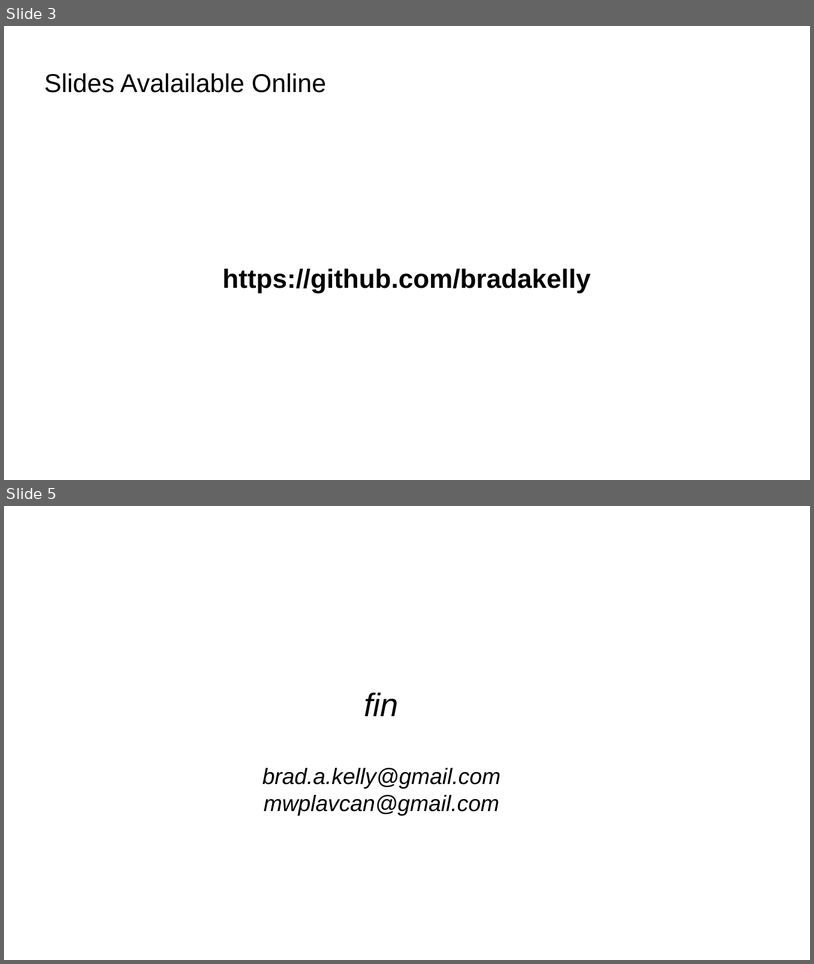
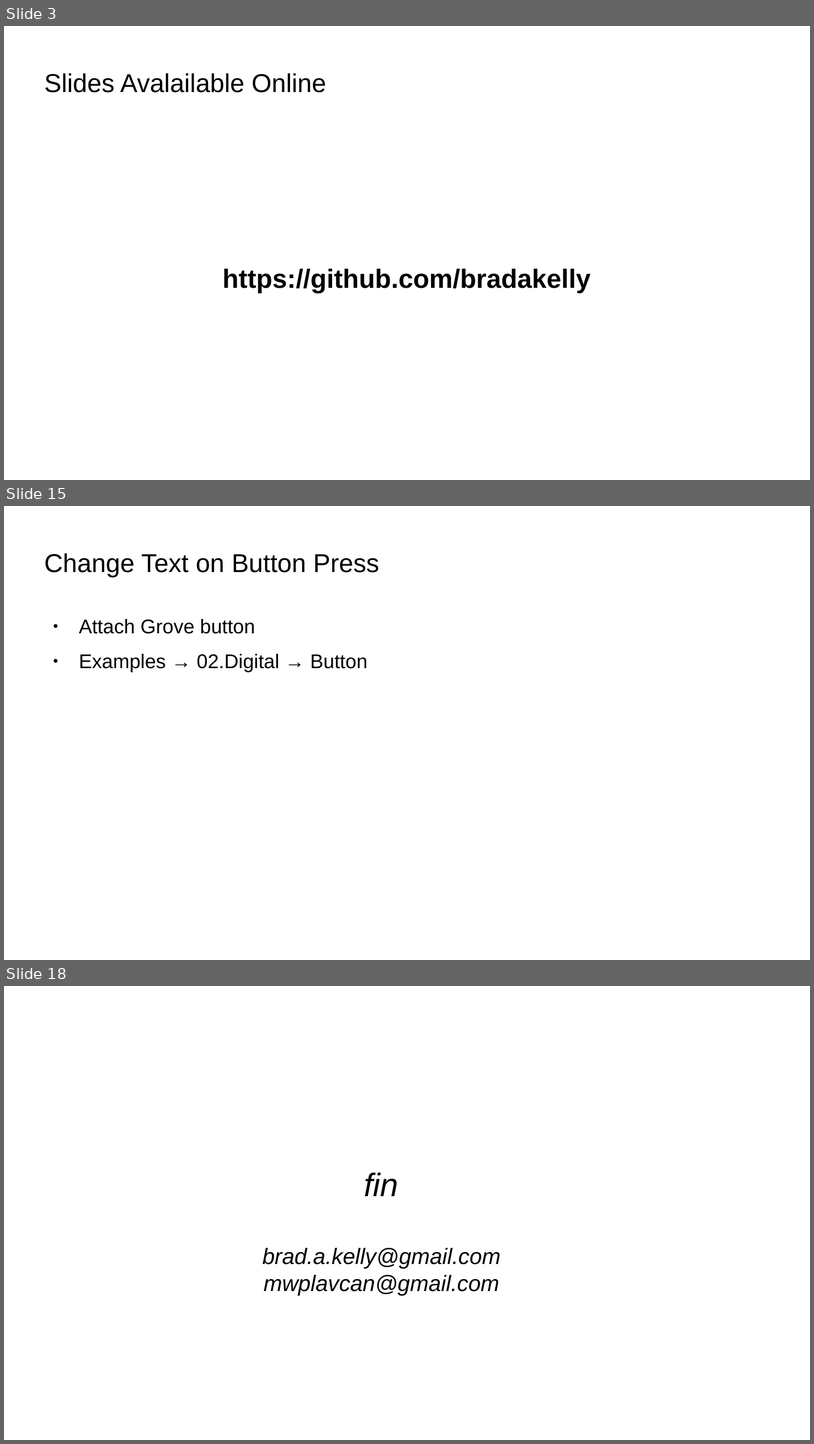
Before and after one commit to bradakelly/ArduinoDevelopmentWorkshop, a slide deck: CourseSlideshow.odp. Shown one above the other, each under a label of ours: slides 3 and 5 before the commit, slides 3, 15 and 18 after it; the slides between them are not shown. The pictures are 814x964 and 814x1444 pixels, drawn with LibreOffice and Linux fonts; fonts in the diff are those of the drawing; background and template pictures are left out. Boxes give left, top, right and bottom in pixels: in the first picture for what was removed or moved away, otherwise in the second. Text is boxed around its words. In the diff, an @@ line names an element or a change of style, - is before the commit and + after.

```diff
--- a/CourseSlideshow.odp
+++ b/CourseSlideshow.odp
@@ slide 15 added at <box>4,506,810,960</box>, background picture (left out) @@
@@ title added at <box>44,553,380,577</box>, 25.4 pt, text #000000 @@
+Change Text on Button Press
@@ text added at <box>79,619,368,672</box>, 19.5 pt, text #000000 @@
+● Attach Grove button
+● Examples → 02.Digital → Button
@@ what was slide 5 is now slide 18 @@
```
Also in this commit, not shown: 13 other slides added, 1 slide removed.
